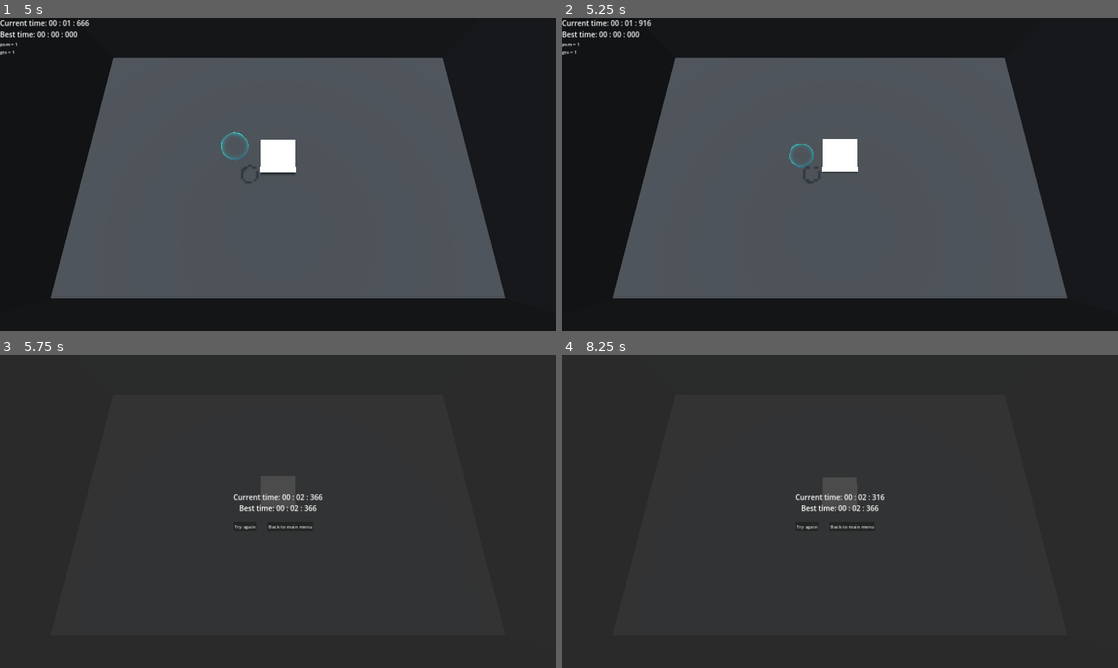
Above: before the commit, frames 1-4 (two rows, left to right).
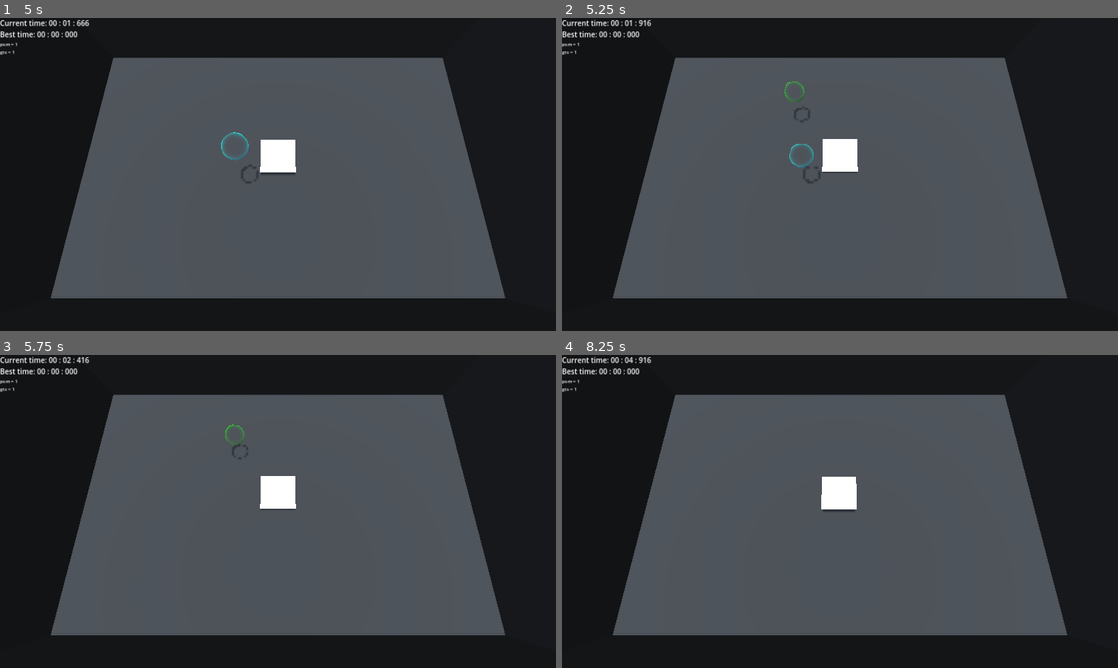
Above: after the commit, the same moments.

Repository: warriormaster12/Fsj2025
Game: Godot game, scene res://levels/actual_level.tscn
Same seed, same stepped clock (60 frames per second), same inputs: the game is played once before the commit and once after it.
Inputs (mouse positions are in pixels of both pictures, inside the frame that each line leads up to):
- Up to frame 1 (5 s): click "Start game" at 0.5 s; click "Start game" at 1.25 s; tap one key every 0.75 s from 2.1 s: Space (dash) S (move_d) A (move_l) D (move_r)
- Up to frame 2 (5.25 s): tap W (move_u) at 5.1 s
- Up to frame 3 (5.75 s): no input
- Up to frame 4 (8.25 s): click (806, 527) at 5.75 s, where only the run before the commit has a clickable "Try again"; tap Space (dash) at 6.6 s; tap S (move_d) at 7.35 s; tap A (move_l) at 8.1 s

Frame 1 is identical in both runs. In frame 2, less than 0.1% of the frame differs, in the area x 40-45%, y 20-34%; in frame 3, 54%; in frame 4, 54%, in the area x 0-91%, y 0-90%.

Commit message:
Add power up spawner

Diff:
--- /dev/null
+++ b/prefabs/bubble/powerup.tscn
@@ -0,0 +1,37 @@
+[gd_scene load_steps=8 format=3 uid="uid://td0xanxl0224"]
+
+[ext_resource type="Script" path="res://scripts/power_up_bubble.gd" id="1_0862s"]
+[ext_resource type="Shader" path="res://prefabs/bubble/bubble.gdshader" id="2_hpk22"]
+
+[sub_resource type="SphereShape3D" id="SphereShape3D_c0a5l"]
+
+[sub_resource type="FastNoiseLite" id="FastNoiseLite_pp36h"]
+frequency = 0.0065
+fractal_lacunarity = 1.91
+fractal_gain = 0.23
+
+[sub_resource type="NoiseTexture2D" id="NoiseTexture2D_0wvv8"]
+noise = SubResource("FastNoiseLite_pp36h")
+
+[sub_resource type="ShaderMaterial" id="ShaderMaterial_cuo7y"]
+render_priority = 0
+shader = ExtResource("2_hpk22")
+shader_parameter/bubble_color = Color(0, 1, 0, 1)
+shader_parameter/height_multiplier = 0.05
+shader_parameter/noise_sample_size = 0.49
+shader_parameter/animation_speed = 0.4
+shader_parameter/noise_tex = SubResource("NoiseTexture2D_0wvv8")
+
+[sub_resource type="SphereMesh" id="SphereMesh_k03oe"]
+
+[node name="PowerUp" type="CharacterBody3D" groups=["bubbles"]]
+collision_layer = 2
+platform_on_leave = 2
+script = ExtResource("1_0862s")
+
+[node name="CollisionShape3D" type="CollisionShape3D" parent="."]
+shape = SubResource("SphereShape3D_c0a5l")
+
+[node name="MeshInstance3D" type="MeshInstance3D" parent="."]
+material_override = SubResource("ShaderMaterial_cuo7y")
+mesh = SubResource("SphereMesh_k03oe")
--- a/scripts/game.gd
+++ b/scripts/game.gd
@@ -44,6 +44,8 @@
 		push_error("No spawn area assigned")
 		return
 
+	%PowerUpStateManager.spawn_area = spawn_area
+
 	if player_scene:
 		player = player_scene.instantiate()
 		player.process_mode = Node.PROCESS_MODE_DISABLED
@@ -64,7 +66,7 @@
 	await move_camera()
 	if player:
 		player.process_mode = Node.PROCESS_MODE_INHERIT
-	spawn_area.spawn()
+	spawn_area.spawn_bubble()
 	timer_on = true
 
 func restart() -> void:
@@ -80,7 +82,7 @@
 	hud.visible = true
 	fail_container.visible = false
 	player.global_position = player_marker.global_position
-	spawn_area.spawn()
+	spawn_area.spawn_bubble()
 
 func end() -> void:
 	if timer > ScoreStorage.best_timer:
--- a/scripts/power_up_bubble.gd
+++ b/scripts/power_up_bubble.gd
@@ -1,18 +1,38 @@
 extends CharacterBody3D
+
+signal power_up_destroy()
+signal power_up_pickup()
+
+const TIME_TO_LIVE: float = 5
+const FALL_SPEED: float = 1
 
 var simplex: FastNoiseLite = FastNoiseLite.new()
 var lifetime: float = 0
 var flip_vector: Vector2 = Vector2(1, 1)
 
+var PUSM: PowerUpStateManager = null
+
 func _physics_process(delta: float) -> void:
-	velocity.x = simplex.get_noise_1d(lifetime) * flip_vector.x
-	velocity.z = simplex.get_noise_1d(-lifetime) * flip_vector.y
+	velocity.x = simplex.get_noise_1d(5 * lifetime) * flip_vector.x
+	velocity.y = -FALL_SPEED
+	velocity.z = simplex.get_noise_1d(-5 * lifetime) * flip_vector.y
 	velocity = velocity.normalized()
-	lifetime += delta * 5
+	lifetime += delta
+	var pv: Vector3 = velocity
 	move_and_slide()
 	if is_on_wall():
+		velocity = pv
 		var normal: Vector3 = get_wall_normal()
 		if normal.x:
 			flip_vector.x *= -1
 		if normal.z:
 			flip_vector.y *= -1
+
+	var collision: KinematicCollision3D = get_last_slide_collision()
+	if collision && is_on_floor():
+		if collision.get_collider().is_in_group("player"):
+			PUSM.activate_random_power_up(position)
+			power_up_pickup.emit()
+		else:
+			power_up_destroy.emit()
+		queue_free()
--- a/scripts/power_up_state_manager.gd
+++ b/scripts/power_up_state_manager.gd
@@ -6,6 +6,7 @@
 enum PowerUpType {
 	PLAYER_SPEEDUP,
 	TIME_SLOWDOWN,
+	BUBBLES,
 }
 
 class PowerUp:
@@ -16,6 +17,7 @@
 		type = type_
 		duration = duration_
 
+var spawn_area: SpawnArea = null
 var active_power_ups: Array[PowerUp] = []
 var player_speed_multiplier: float = 1
 
@@ -47,3 +49,10 @@
 			PowerUpType.TIME_SLOWDOWN:
 				time_scale *= 0.5
 	Engine.time_scale = time_scale
+
+func activate_random_power_up(pos: Vector3) -> void:
+	var type: PowerUpType = PowerUpType.values()[randi() % PowerUpType.size()]
+	if type == PowerUpType.BUBBLES:
+		for i in range(0, randi() % 5 + 1):
+			spawn_area.spawn_bubble()
+	active_power_ups.append(PowerUp.new(type, 10))
--- a/scripts/spawn_area.gd
+++ b/scripts/spawn_area.gd
@@ -1,10 +1,17 @@
 extends Node3D
 class_name SpawnArea
 
-@export var spawn_objects: Array[PackedScene] = [preload("res://prefabs/bubble/bubble.tscn")]
+const POWER_UP_INTERVAL_MIN: float = 5
+const POWER_UP_INTERVAL_MAX: float = 20
+
+@export var spawn_objects: Array[PackedScene] = [
+	preload("res://prefabs/bubble/bubble.tscn"),
+	preload("res://prefabs/bubble/powerup.tscn"),
+]
 var box_extent: Vector3 = Vector3.ZERO
 
-# Called when the node enters the scene tree for the first time.
+var time_till_next_power_up: float = POWER_UP_INTERVAL_MIN
+
 func _ready() -> void:
 	for child in get_children():
 		if child is MeshInstance3D:
@@ -15,15 +22,22 @@
 				instance.queue_free()
 				break
 
+func _process(delta: float) -> void:
+	time_till_next_power_up -= delta
+	if time_till_next_power_up < 0:
+		spawn_power_up()
+		time_till_next_power_up = randf_range(POWER_UP_INTERVAL_MIN, POWER_UP_INTERVAL_MAX)
 
-func spawn() -> void:
+func spawn_bubble() -> void:
 	var spawn_instance: Node3D = spawn_objects[0].instantiate()
 	get_parent().add_child.call_deferred(spawn_instance)
-
 	spawn_instance.position = get_random_position()
 
-
-
+func spawn_power_up() -> void:
+	var spawn_instance: Node3D = spawn_objects[1].instantiate()
+	get_parent().add_child.call_deferred(spawn_instance)
+	spawn_instance.PUSM = %PowerUpStateManager
+	spawn_instance.position = get_random_position()
 
 func get_random_position() -> Vector3:
 	var calculated_pos: Vector3 = Vector3(
